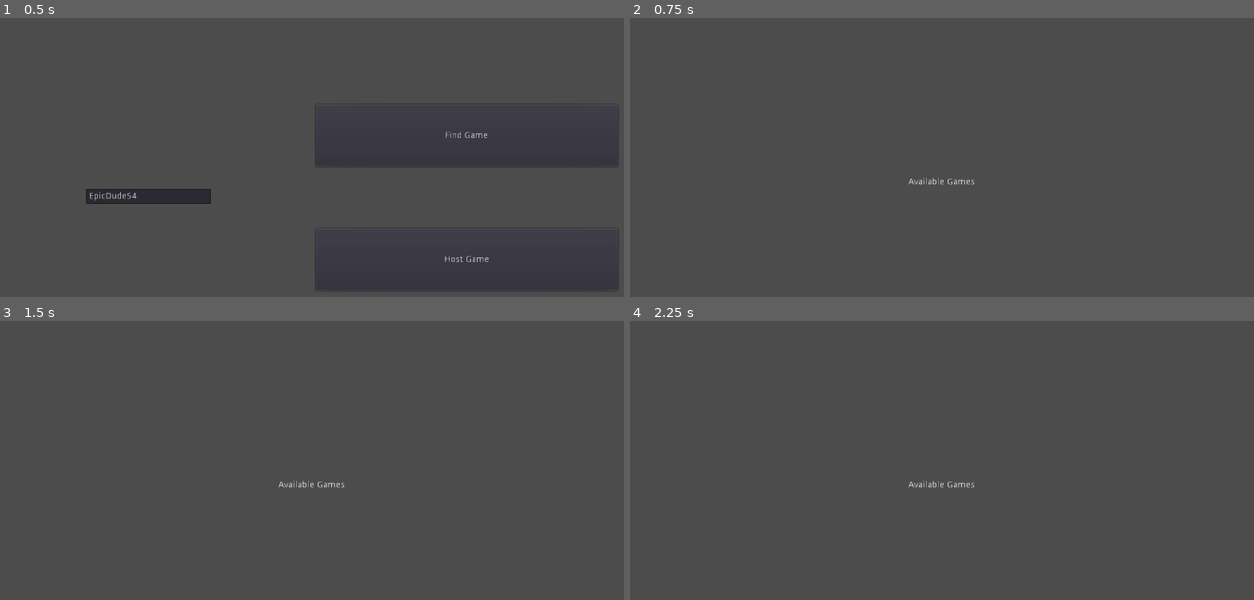
Above: before the commit, frames 1-4 (two rows, left to right).
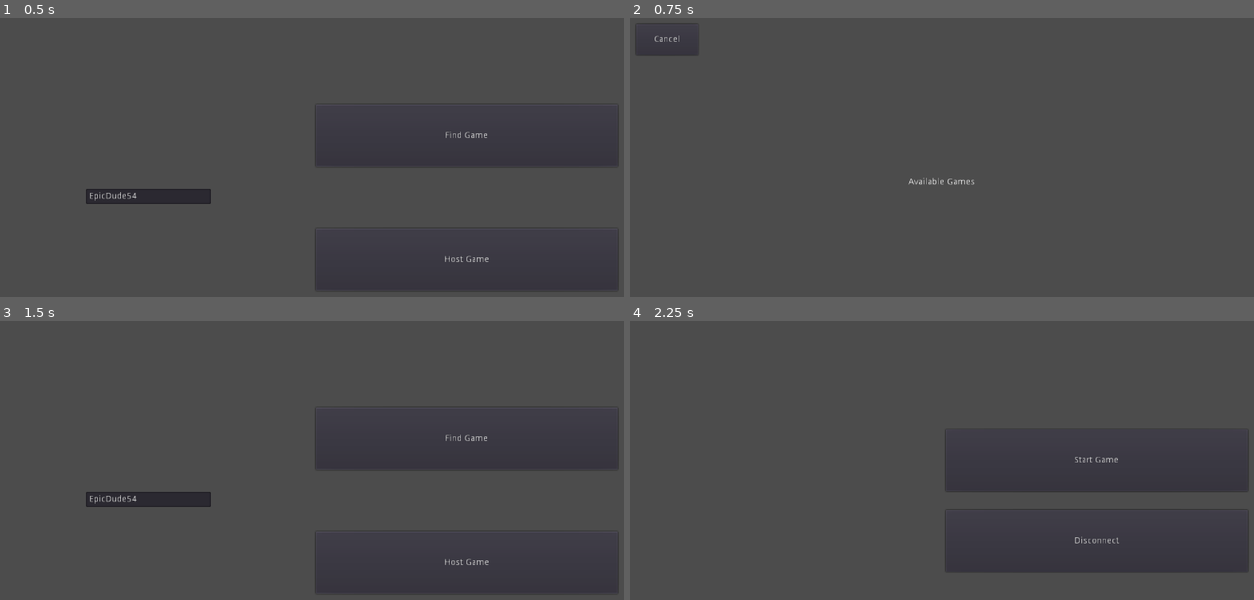
Above: after the commit, the same moments.

Repository: Iddmeister/BadStars
Game: Godot game, scene res://Scenes/Screens/MainMenu.tscn
Same seed, same stepped clock (60 frames per second), same inputs: the game is played once before the commit and once after it. The engine's default icon, where the game draws it, is replaced by a stand-in: a white triangle on a blue panel in a dark square.
Inputs (mouse positions are in pixels of both pictures, inside the frame that each line leads up to):
- Up to frame 1 (0.5 s): no input
- Up to frame 2 (0.75 s): click "Find Game" at 0.5 s
- Up to frame 3 (1.5 s): click (37, 343) at 1.25 s, where only the run after the commit has a clickable "Cancel"
- Up to frame 4 (2.25 s): click (1098, 563) at 2 s, where only the run after the commit has a clickable "Host Game"

Frame 1 is identical in both runs. In frame 2, less than 0.1% of the frame differs, in the area x 0-11%, y 1-14%; in frame 3, 1.6%, in the area x 13-100%, y 32-98%; in frame 4, 0.7%.
Error after the commit: Invalid get index '1' (on base: 'Array'). (res://Scripts/Network.gd:43)

Commit message:
Disonnecting

Diff:
--- a/Scenes/Bullets/Bullet.gd
+++ b/Scenes/Bullets/Bullet.gd
@@ -2,7 +2,7 @@
 
 export var speed = 500
 export var distance = 1000
-export var damage = 10
+export var damage = 50
 
 var startPos:Vector2
 
--- a/Scenes/Characters/Player.gd
+++ b/Scenes/Characters/Player.gd
@@ -145,9 +145,11 @@
 remotesync func die():
 
 	visible = false
+	$CollisionShape2D.set_deferred("disabled", true)
 
 	if is_network_master():
 		print("You Dead Boi")
+		get_tree().change_scene("res://Scenes/Screens/MainMenu.tscn")
 
 	pass
 
--- a/Scenes/Characters/Player.tscn
+++ b/Scenes/Characters/Player.tscn
@@ -11,6 +11,7 @@
 "Player",
 "Shootable",
 ]]
+pause_mode = 1
 collision_mask = 4
 script = ExtResource( 1 )
 
--- a/Scenes/Screens/HostScreen.gd
+++ b/Scenes/Screens/HostScreen.gd
@@ -30,4 +30,3 @@
 
 func _on_Disconnect_pressed():
 	Network.disconnectServer()
-	get_tree().change_scene("res://Scenes/Screens/MainMenu.tscn")
--- a/Scenes/Screens/SearchScreen.gd
+++ b/Scenes/Screens/SearchScreen.gd
@@ -15,3 +15,11 @@
 			joinBut.name = game
 
 	pass
+
+
+func _on_Cancel_pressed():
+	Network.searchPeer.close()
+	Network.searchPeer = PacketPeerUDP.new()
+	get_tree().change_scene("res://Scenes/Screens/MainMenu.tscn")
+	get_tree().network_peer = null
+	Network.joinableGames = {}
--- a/Scenes/Screens/SearchScreen.tscn
+++ b/Scenes/Screens/SearchScreen.tscn
@@ -34,3 +34,10 @@
 margin_bottom = 64.0
 custom_constants/separation = 30
 alignment = 1
+
+[node name="Cancel" type="Button" parent="."]
+margin_right = 100.0
+margin_bottom = 50.0
+rect_min_size = Vector2( 100, 50 )
+text = "Cancel"
+[connection signal="pressed" from="Cancel" to="." method="_on_Cancel_pressed"]
--- a/Scenes/UI/GameUI.gd
+++ b/Scenes/UI/GameUI.gd
@@ -28,3 +28,14 @@
 func setAmmo(ammo:int):
 	$Ammo.text = "Ammo: " + String(ammo) + "/" + String(maxAmmo)
 	pass
+
+
+func _on_Disconnect_pressed():
+	if get_tree().is_network_server():
+		Network.disconnectServer()
+	else:
+		Network.disconnectedFromHost()
+
+
+func _on_Pause_pressed():
+	$PauseMenu.popup()
--- a/Scenes/UI/GameUI.tscn
+++ b/Scenes/UI/GameUI.tscn
@@ -57,3 +57,36 @@
 margin_right = 40.0
 margin_bottom = 14.0
 text = "Ammo: 3/3"
+
+[node name="Pause" type="Button" parent="."]
+anchor_left = 1.0
+anchor_right = 1.0
+margin_left = -50.0
+margin_bottom = 20.0
+text = "Pause"
+
+[node name="PauseMenu" type="PopupPanel" parent="."]
+anchor_left = 0.5
+anchor_top = 0.5
+anchor_right = 0.5
+anchor_bottom = 0.5
+margin_left = -172.5
+margin_top = -133.5
+margin_right = 172.5
+margin_bottom = 133.5
+
+[node name="VBoxContainer" type="VBoxContainer" parent="PauseMenu"]
+anchor_right = 1.0
+anchor_bottom = 1.0
+margin_left = 20.0
+margin_top = 20.0
+margin_right = -20.0
+margin_bottom = -20.0
+
+[node name="Disconnect" type="Button" parent="PauseMenu/VBoxContainer"]
+margin_right = 305.0
+margin_bottom = 50.0
+rect_min_size = Vector2( 100, 50 )
+text = "Disconnect"
+[connection signal="pressed" from="Pause" to="." method="_on_Pause_pressed"]
+[connection signal="pressed" from="PauseMenu/VBoxContainer/Disconnect" to="." method="_on_Disconnect_pressed"]
--- a/Scripts/Network.gd
+++ b/Scripts/Network.gd
@@ -69,7 +69,8 @@
 func find():
 
 	searchPeer.set_dest_address(broadcastAddress, PORT)
-	searchPeer.listen(PORT)
+	if not searchPeer.is_listening():
+		searchPeer.listen(PORT)
 
 	pass
 
@@ -124,8 +125,15 @@
 	pass
 
 func disconnectedFromHost():
+	get_tree().paused = true
+	ObjectPool.clearAllPools()
+	yield(ObjectPool, "poolCleared")
 	get_tree().change_scene("res://Scenes/Screens/MainMenu.tscn")
+	get_tree().disconnect("connected_to_server", self, "connectedToHost")
+	get_tree().disconnect("connection_failed", self, "disconnectedFromHost")
+	get_tree().disconnect("server_disconnected", self, "disconnectedFromHost")
 	get_tree().network_peer = null
+	get_tree().paused = false
 	pass
 
 func playerConnected(id:int):
@@ -152,8 +160,17 @@
 	pass
 
 func disconnectServer():
-	get_tree().network_peer.close_connection()
+	get_tree().paused = true
+	ObjectPool.clearAllPools()
+	yield(ObjectPool, "poolCleared")
+	#get_tree().network_peer.close_connection()
+	broadcastTimer.stop()
 	get_tree().network_peer = null
+	get_tree().disconnect("network_peer_connected", self, "playerConnected")
+	get_tree().disconnect("network_peer_disconnected", self, "playerDisconnected")
+	broadcastTimer.disconnect("timeout", self, "sendBroadcast")
+	get_tree().change_scene("res://Scenes/Screens/MainMenu.tscn")
+	get_tree().paused = false
 	pass
 
 remote func readyPlayer(id:int):
@@ -164,6 +181,10 @@
 
 remotesync func startGame(mode=""):
 
+	if get_tree().is_network_server():
+		broadcastTimer.stop()
+		searchPeer = PacketPeerUDP.new()
+
 	get_tree().paused = true
 
 	get_tree().change_scene("res://Scenes/GameModes/BadRoyale.tscn")
--- a/Scripts/ObjectPool.gd
+++ b/Scripts/ObjectPool.gd
@@ -1,10 +1,13 @@
 extends Node
+
+signal poolCleared()
 
 var pools = {}
 
 var allObjects:Node2D
 
 func _ready():
+	pause_mode = Node.PAUSE_MODE_PROCESS
 	allObjects = Node2D.new()
 	add_child(allObjects)
 	pass
@@ -33,6 +36,12 @@
 
 	pass
 
+func clearAllPools():
+	pools = {}
+	for obj in allObjects.get_children():
+		obj.queue_free()
+	call_deferred("emit_signal", "poolCleared")
+
 func getAvailableObject(objects:Array) -> Node:
 
 	for obj in objects:
